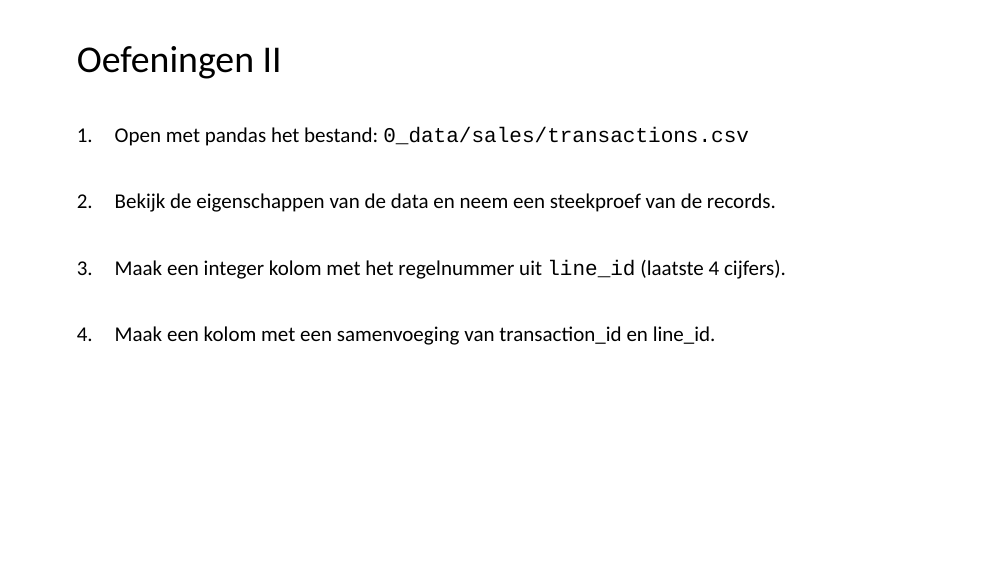
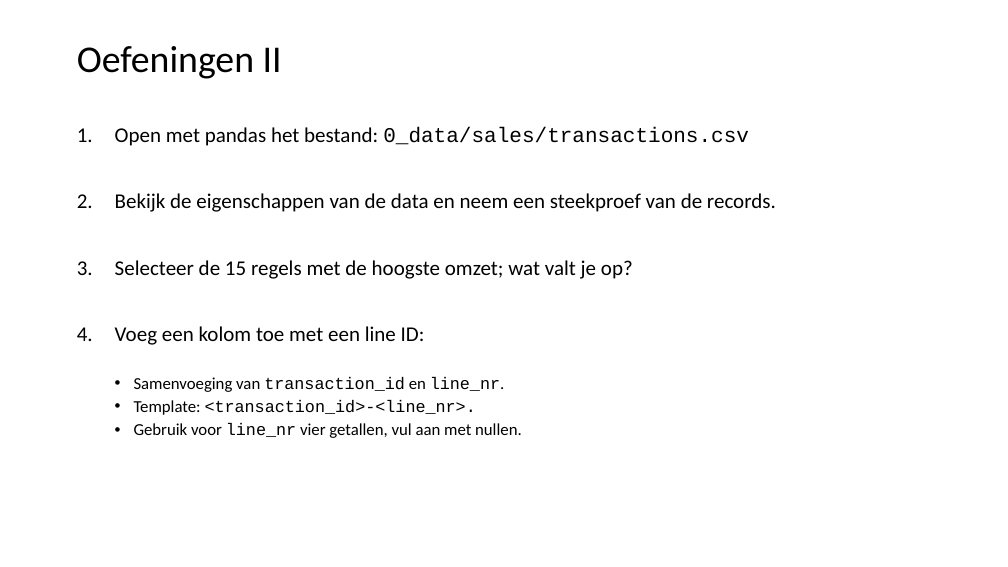
Before and after one commit to LFKoning/knowledge-sharing, a slide deck: slide 13 of python_trainees/3_pandas_plotting/python_traineeship_3.pptx. Drawn at 1008x567 pixels with LibreOffice and Linux fonts; fonts in the diff are those of the drawing. Boxes give left, top, right and bottom in pixels: in the first picture for what was removed or moved away, otherwise in the second. Text is boxed around its words. In the diff, an @@ line names an element or a change of style, - is before the commit and + after.

```diff
--- a/python_trainees/3_pandas_plotting/python_traineeship_3.pptx
+++ b/python_trainees/3_pandas_plotting/python_traineeship_3.pptx
@@ text at (115, 260, 633, 438): text changed; size 20 to 16 pt @@
-3. Maak een integer kolom met het regelnummer uit line_id (laatste 4 cijfers).
-4. Maak een kolom met een samenvoeging van transaction_id en line_id.
+3. Selecteer de 15 regels met de hoogste omzet; wat valt je op?
+4. Voeg een kolom toe met een line ID:
+  • Samenvoeging van transaction_id en line_nr.
+  • Template: <transaction_id>-<line_nr>.
+  • Gebruik voor line_nr vier getallen, vul aan met nullen.
```
Also in this commit, not shown: 10 other slides changed, 10 other files.
